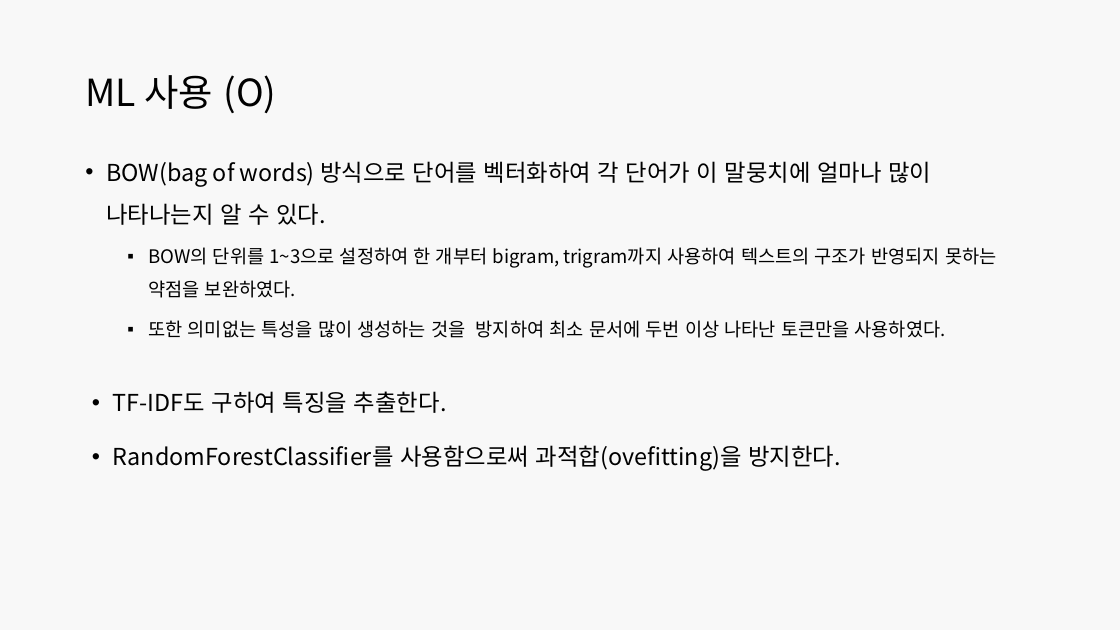
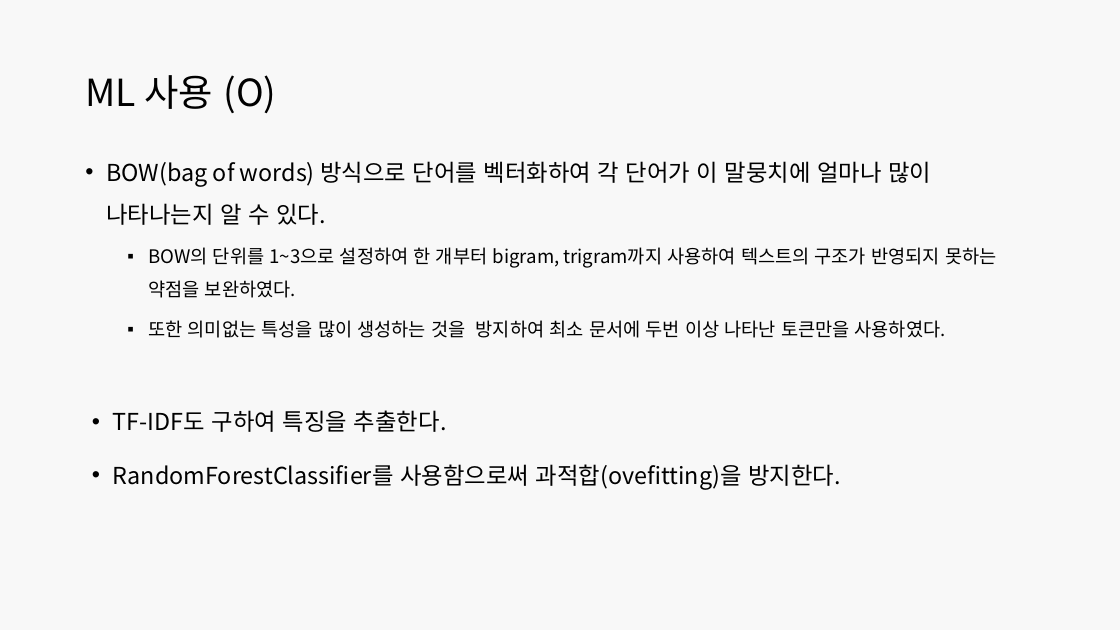
Before and after one commit to HeegeePark/Spark_NationPetitionClassification, a slide deck: slide 6 of 201710776_프로젝트.ppt. Drawn at 1120x630 pixels with LibreOffice and Linux fonts; fonts in the diff are those of the drawing. Boxes give left, top, right and bottom in pixels: in the first picture for what was removed or moved away, otherwise in the second. Text is boxed around its words. In the diff, an @@ line names an element or a change of style, - is before the commit and + after.

Commit message:
upload ppt

```diff
--- a/201710776_프로젝트.ppt
+++ b/201710776_프로젝트.ppt
@@ text "TF-IDF도 구하여 특징을 추출한다.": place and size @@
-text "TF-IDF도 구하여 특징을 추출한다." at bbox=[113, 391, 841, 471]
+text "TF-IDF도 구하여 특징을 추출한다." at bbox=[113, 410, 841, 490]
```
